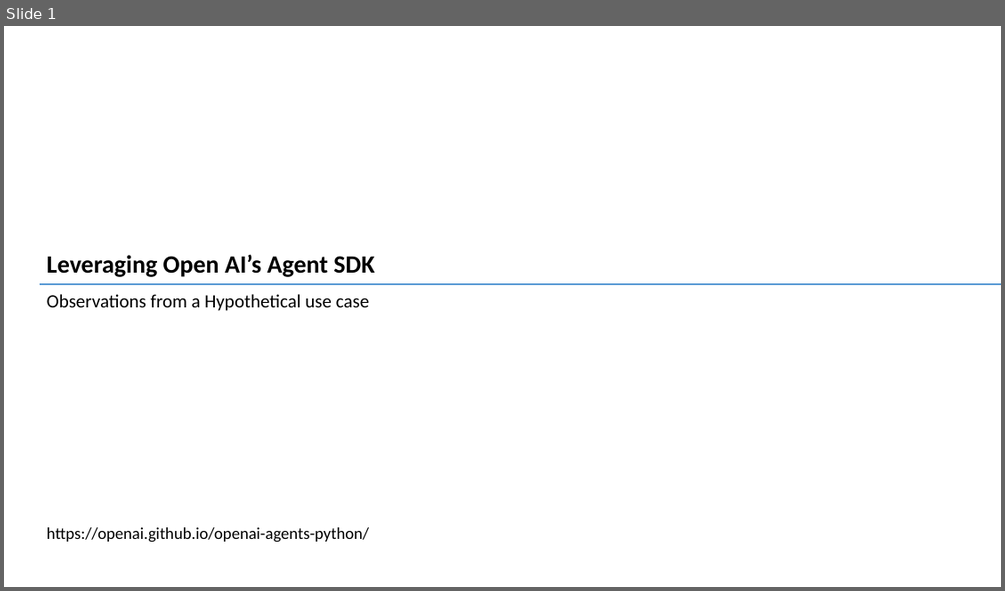
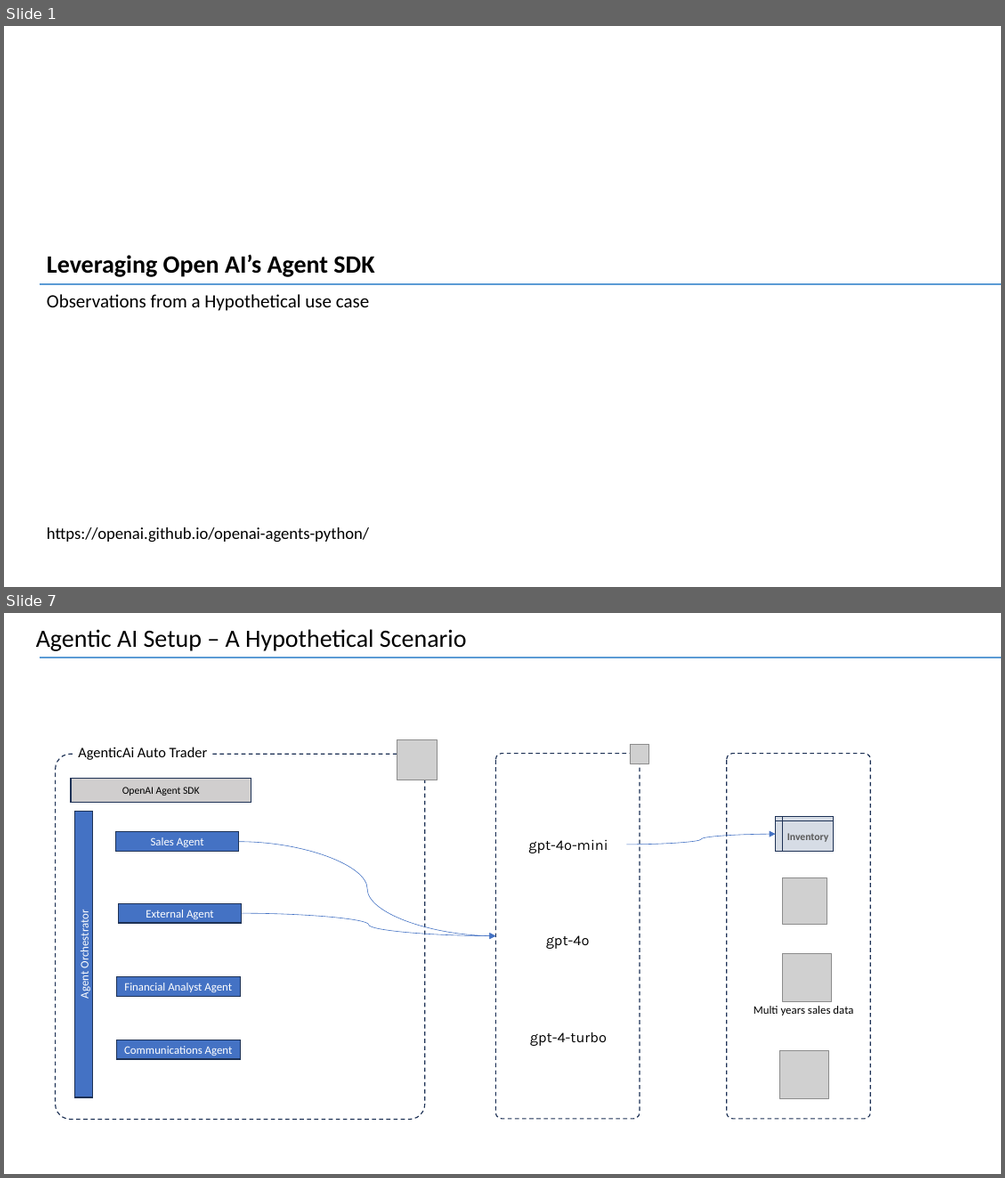
Before and after one commit to vsesha/AgenticAiAutoTrader, a slide deck: Presentation/AgenticAI_Presentation.pptx. Shown one above the other, each under a label of ours: slide 1 before the commit, slides 1 and 7 after it; the slides between them are not shown. The pictures are 1005x591 and 1005x1178 pixels, drawn with LibreOffice and Linux fonts; fonts in the diff are those of the drawing; grey boxes stand for pictures; background and template pictures are left out. Boxes give left, top, right and bottom in pixels: in the first picture for what was removed or moved away, otherwise in the second. Text is boxed around its words. In the diff, an @@ line names an element or a change of style, - is before the commit and + after.

```diff
--- a/Presentation/AgenticAI_Presentation.pptx
+++ b/Presentation/AgenticAI_Presentation.pptx
@@ slide 7 added at <box>4,613,1001,1174</box>, background #FFFFFF @@
@@ text added at <box>36,629,467,651</box>, 24 pt, text #000000 @@
+Agentic AI Setup – A Hypothetical Scenario
@@ line added from (39, 657) to (1001, 657), #5B9BD5 1.5 pt @@
@@ picture added at <box>397,739,437,779</box> @@
@@ picture added at <box>630,744,649,763</box> @@
@@ rounded rectangle added at <box>56,754,425,1119</box>, outline #1E3256 1 pt dashed @@
@@ text added at <box>78,747,208,760</box>, 14 pt, text #000000 @@
+AgenticAi Auto Trader
@@ rounded rectangle added at <box>496,754,639,1119</box>, outline #1E3256 1 pt dashed @@
@@ rounded rectangle added at <box>727,754,870,1119</box>, outline #1E3256 1 pt dashed @@
@@ rectangle added at <box>71,778,251,802</box>, fill #D0CECE, outline #1E3256 1 pt, 10 pt, text #000000 @@
+OpenAI Agent SDK
@@ rectangle added at <box>75,811,93,1097</box>, fill #4472C4, outline #1E3256 1 pt, 11 pt, text #FFFFFF @@
+Agent Orchestrator
@@ flow chart internal storage added at <box>776,817,833,851</box>, fill #D6DCE5, outline #1E3256 1 pt, 10 pt, text #595959, bold @@
+Inventory
@@ rectangle added at <box>115,832,239,852</box>, fill #4472C4, outline #1E3256 1 pt, 11 pt, text #FFFFFF @@
+Sales Agent
@@ curved arrow added from (239, 842) to (496, 936), #4472C4 0.5 pt @@
@@ text added at <box>528,839,607,853</box>, 14 pt, text #000000 @@
+gpt-4o-mini
@@ curved arrow added from (627, 844) to (776, 834), #4472C4 0.5 pt @@
@@ picture added at <box>783,878,827,925</box> @@
@@ rectangle added at <box>119,903,242,923</box>, fill #4472C4, outline #1E3256 1 pt, 11 pt, text #FFFFFF @@
+External Agent
@@ curved arrow added from (242, 913) to (496, 936), #4472C4 0.5 pt @@
@@ text added at <box>546,935,590,949</box>, 14 pt, text #000000 @@
+gpt-4o
@@ picture added at <box>783,953,831,1002</box> @@
@@ rectangle added at <box>117,977,241,997</box>, fill #4472C4, outline #1E3256 1 pt, 11 pt, text #FFFFFF @@
+Financial Analyst Agent
@@ text added at <box>753,1005,853,1015</box>, 11 pt, text #000000 @@
+Multi years sales data
@@ rectangle added at <box>117,1039,241,1059</box>, fill #4472C4, outline #1E3256 1 pt, 11 pt, text #FFFFFF @@
+Communications Agent
@@ text added at <box>530,1032,607,1046</box>, 14 pt, text #000000 @@
+gpt-4-turbo
@@ picture added at <box>780,1051,829,1099</box> @@
```
Also in this commit, not shown: 3 slides changed, 2 other slides added, 2 slides removed, 4 other files.
